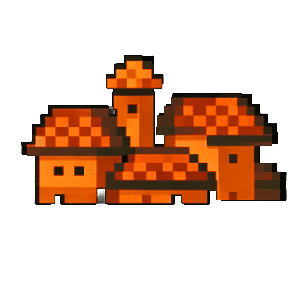
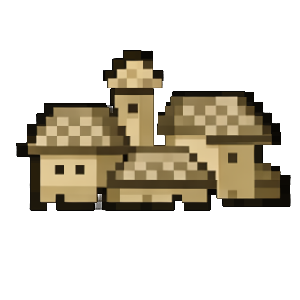
Comparing the layer stacks of the two (300, 300) images. Changes:
hid "city-orange.png" over [26,60,281,204]
showed "city-white.png copy", moved it above "city-red.png" over [27,60,281,203]
painted on "city-white.png" over [16,50,291,211]
